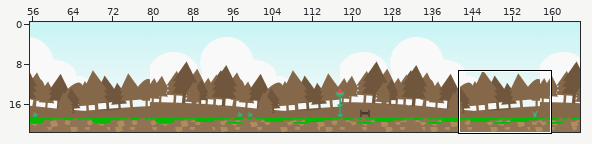
Tiled map: maps/mapa.tmx. The picture above shows the old version from afar; the outline marks the close-up.
Close-up. Earlier state:
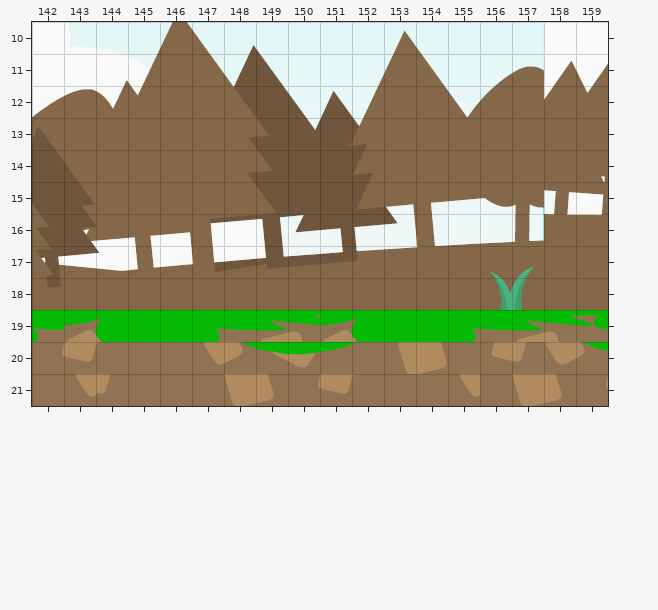
Cells are 32x32 px. Shown: x 142..159, y 10..21. The commit also changed other parts of the map, which this record leaves out.
Now the later version:
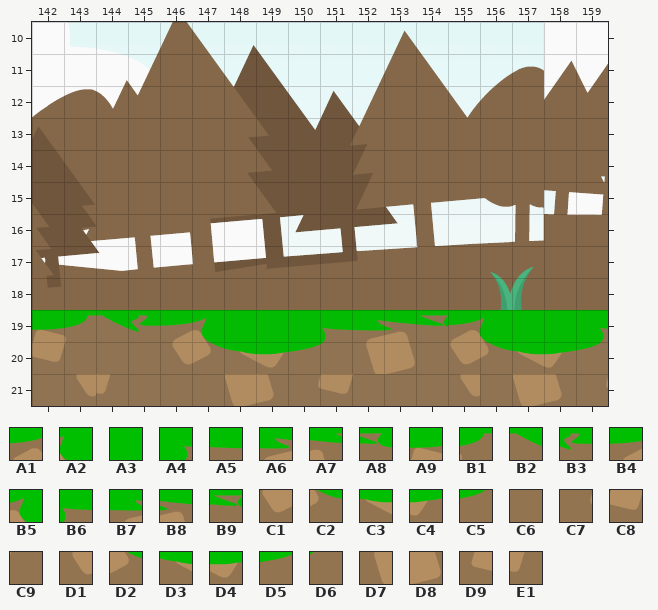
Key: from "floresta": A1 800 "ground", A2 801 "ground", A3 802 "ground", A4 804 "ground", A5 805 "ground", A6 806 "ground", A7 807 "ground", A8 808 "ground", A9 823 "ground", B1 824 "ground", B2 825 "ground", B3 826 "ground", B4 827 "ground", B5 828 "ground", B6 832 "ground", B7 833 "ground", B8 834 "ground", B9 835 "ground", C1 840 "ground", C2 841 "ground", C3 842 "ground", C4 843 "ground", C5 844 "ground", C6 845 "ground", C7 862 "ground", C8 863 "ground", C9 864 "ground", D1 867 "ground", D2 868 "ground", D3 869 "ground", D4 870 "ground", D5 871 "ground", D6 872 "ground", D7 873 "ground", D8 874 "ground", D9 876 "ground", E1 877 "ground".
__ is an empty cell, .. an unchanged one.
From old to new:
--- layer "Camada de Tiles 1"
@@ x 142..159 @@
-19 B6 A1 A2 A3 A3 A4 A5 A6 A7 A1 A2 A3 A3 A4 A5 A6 A7 A8
-20 C7 C8 .. .. C6 D1 D2 D3 D4 D5 D6 D7 D8 C6 D9 E1 C1 C2
+19 A9 B1 B2 B3 B4 B5 A3 A3 A3 B6 B7 B8 B9 A1 A2 A3 A3 A4
+20 C8 C9 .. .. D1 D2 D3 D4 D5 D6 D7 D8 C6 C1 C2 C3 C4 C5
